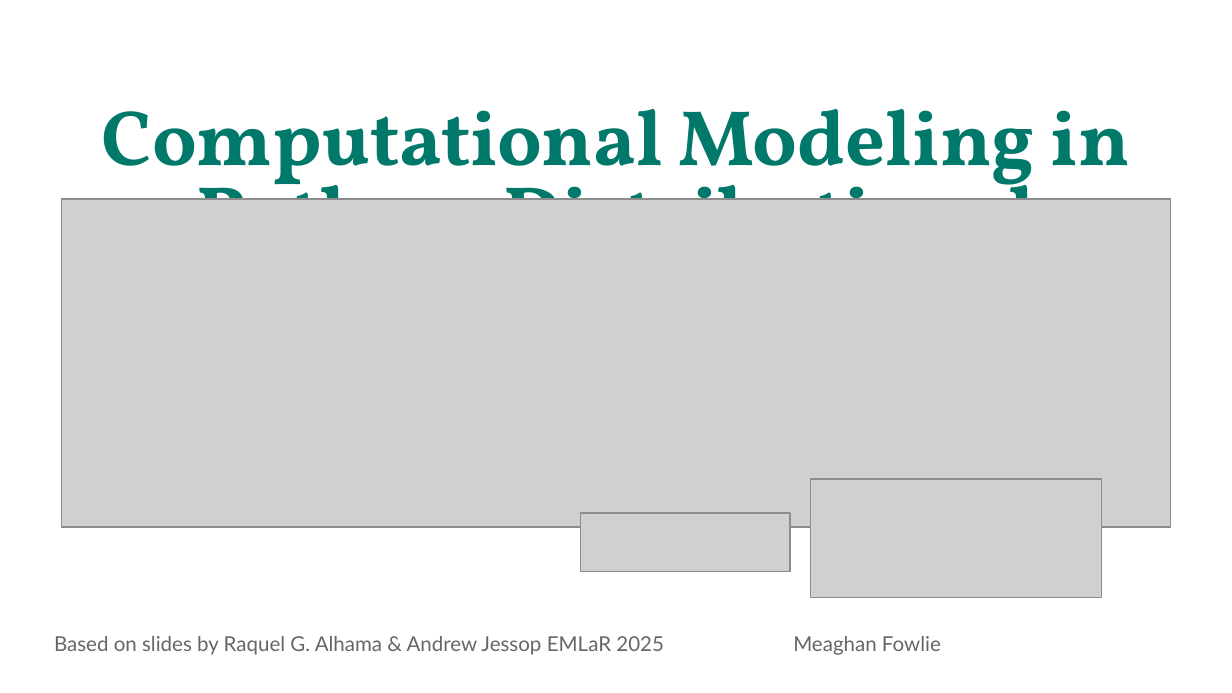
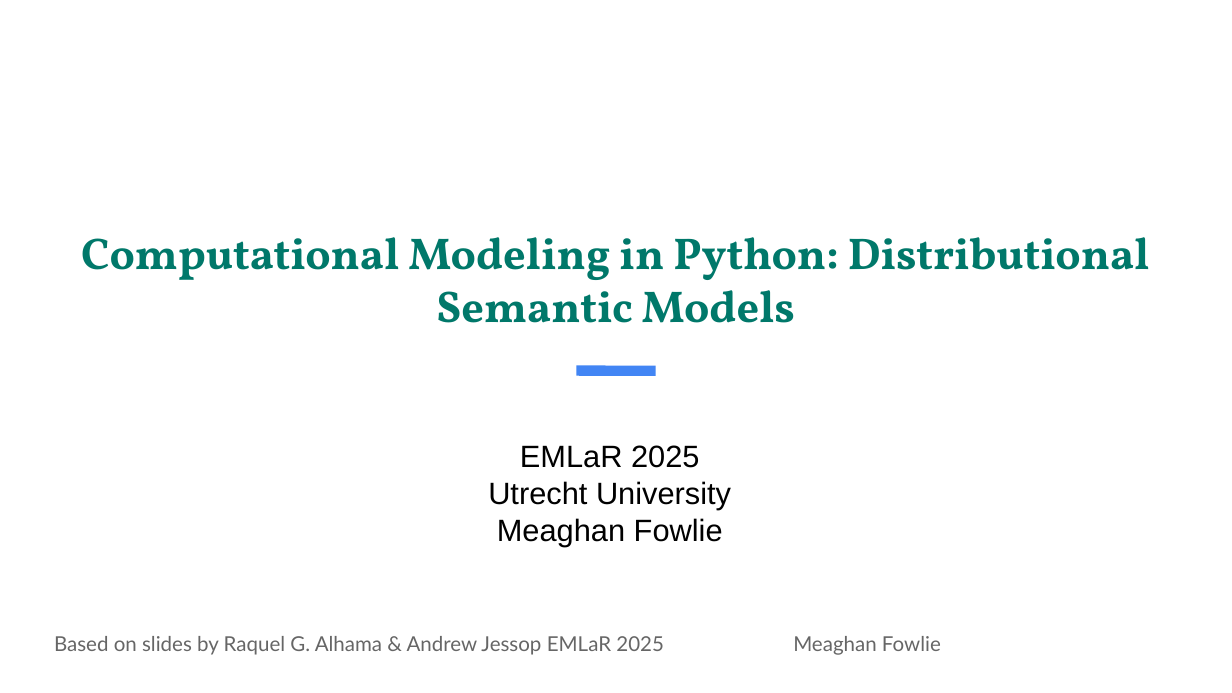
Before and after one commit to megodoonch/emlar2025, a slide deck: slide 1 of emlar-2025.odp. Drawn at 1232x693 pixels with LibreOffice and Linux fonts; fonts in the diff are those of the drawing; grey boxes stand for pictures. Boxes give left, top, right and bottom in pixels: in the first picture for what was removed or moved away, otherwise in the second. Text is boxed around its words. In the diff, an @@ line names an element or a change of style, - is before the commit and + after.

```diff
--- a/emlar-2025.odp
+++ b/emlar-2025.odp
@@ title "Computational Modeling in Python: Distributional ..." at (x1=81, y1=237, x2=1150, y2=323): size 45.9 to 26 pt; line spacing 0.8 to 1 @@
@@ picture removed at (x1=62, y1=198, x2=1170, y2=526) @@
@@ line added from (577, 371) to (655, 371), #4285F4 6.01 pt @@
@@ text added at (x1=488, y1=445, x2=731, y2=547), 18 pt, text #000000 @@
+EMLaR 2025
+Utrecht University
+Meaghan Fowlie
@@ picture removed at (x1=811, y1=479, x2=1101, y2=598) @@
@@ picture removed at (x1=580, y1=513, x2=790, y2=572) @@
```
Also in this commit, not shown: 1 other slide changed.
